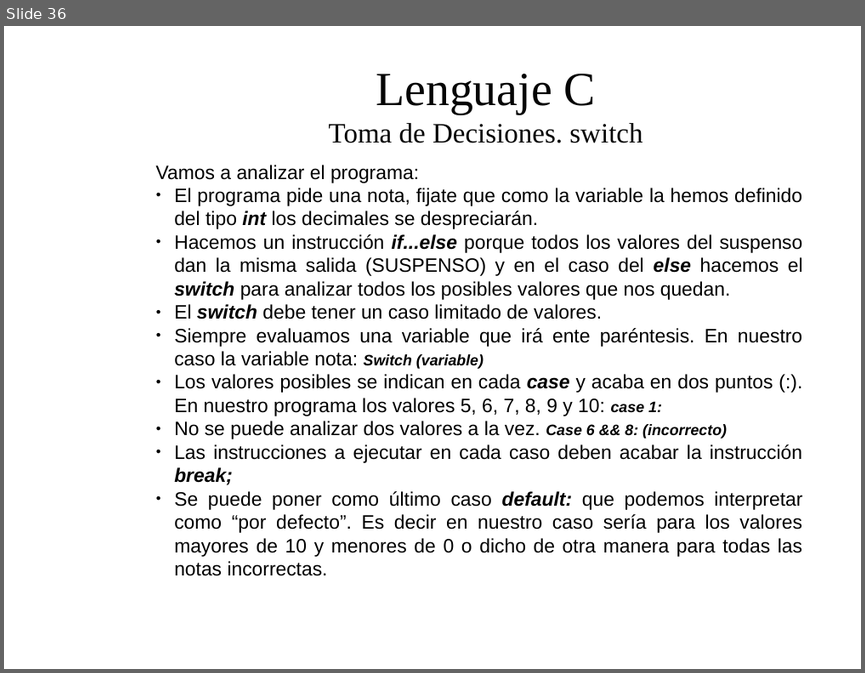
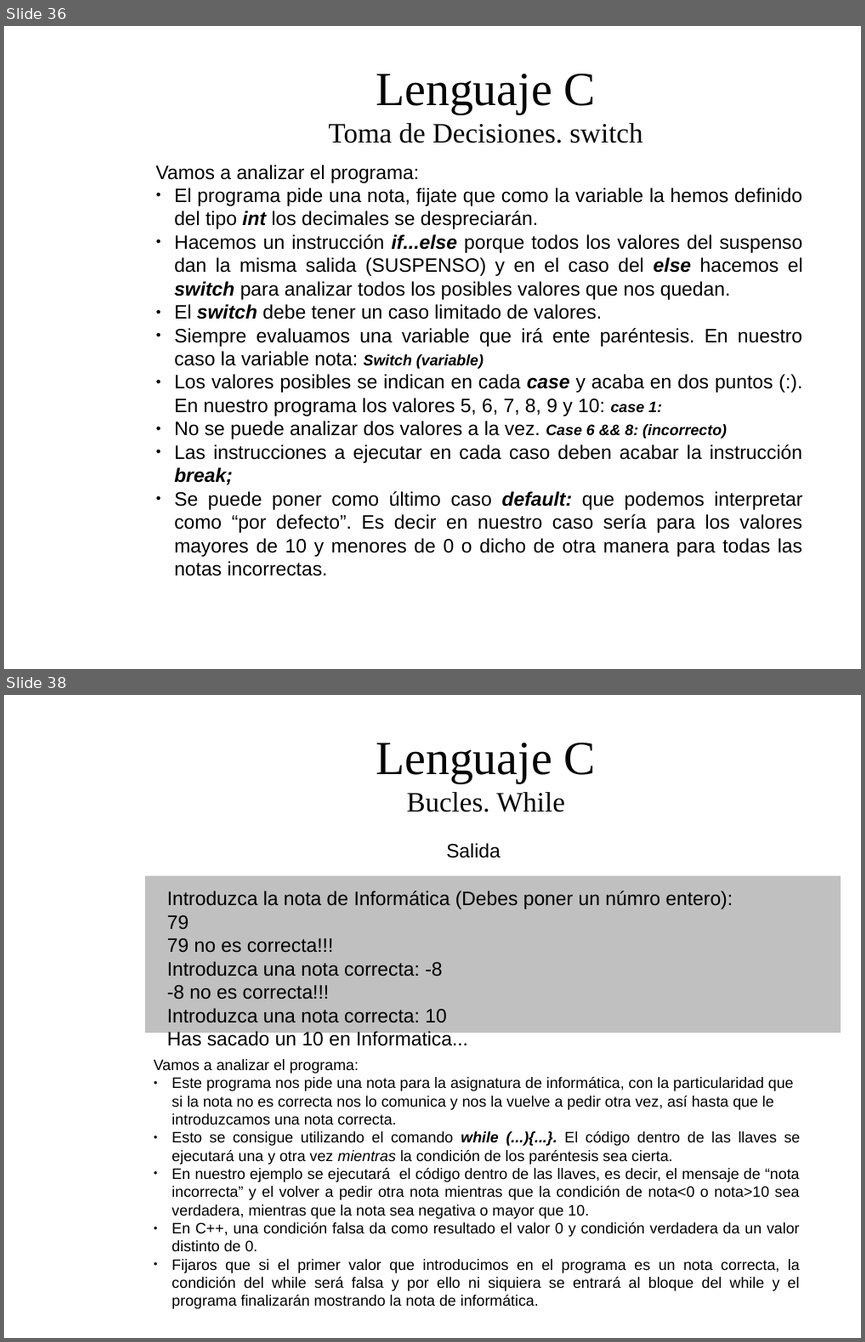
Before and after one commit to dolpo04/2bach, a slide deck: unidades/01_introduccion_a_la_programacion/presentacion/Tema1: Introduccion a la programacion.odp. Shown one above the other, each under a label of ours: slide 36 before the commit, slides 36 and 38 after it; the slides between them are not shown. The pictures are 865x673 and 865x1342 pixels, drawn with LibreOffice and Linux fonts; fonts in the diff are those of the drawing; background and template pictures are left out. Boxes give left, top, right and bottom in pixels: in the first picture for what was removed or moved away, otherwise in the second. Text is boxed around its words. In the diff, an @@ line names an element or a change of style, - is before the commit and + after.

```diff
--- a/unidades/01_introduccion_a_la_programacion/presentacion/Tema1: Introduccion a la programacion.odp
+++ b/unidades/01_introduccion_a_la_programacion/presentacion/Tema1: Introduccion a la programacion.odp
@@ slide 38 added at bbox=[4, 695, 861, 1338], background picture (left out) @@
@@ title added at bbox=[375, 743, 596, 812], 26 pt, text #050505 @@
+Lenguaje C
+Bucles. While
@@ text added at bbox=[446, 843, 500, 858], 18 pt, text #000000 @@
+Salida
@@ rectangle added at bbox=[145, 876, 840, 1033], fill #C0C0C0 @@
@@ text added at bbox=[167, 891, 732, 1046], 18 pt, text #000000 @@
+Introduzca la nota de Informática (Debes poner un númro entero): 79
+79 no es correcta!!!
+Introduzca una nota correcta: -8
+-8 no es correcta!!!
+Introduzca una nota correcta: 10
+Has sacado un 10 en Informatica...
@@ text added at bbox=[154, 1059, 800, 1305], 14 pt, text #000000 @@
+Vamos a analizar el programa:
+● Este programa nos pide una nota para la asignatura de informática, con la particularidad que si la nota no es correcta nos lo comunica y nos la vuelve a pedir otra vez, así hasta que le introduzcamos una nota correcta.
+● Esto se consigue utilizando el comando while (...){...}. El código dentro de las llaves se ejecutará una y otra vez mientras la condición de los paréntesis sea cierta.
+● En nuestro ejemplo se ejecutará el código dentro de las llaves, es decir, el mensaje de “nota incorrecta” y el volver a pedir otra nota mientras que la condición de nota<0 o nota>10 sea verdadera, mientras que la nota sea negativa o mayor que 10.
+● En C++, una condición falsa da como resultado el valor 0 y condición verdadera da un valor distinto de 0.
+● Fijaros que si el primer valor que introducimos en el programa es un nota correcta, la condición del while será falsa y por ello ni siquiera se entrará al bloque del while y el programa finalizarán mostrando la nota de informática.
```
Also in this commit, not shown: 13 slides changed, 11 other slides added, 1 other file.
